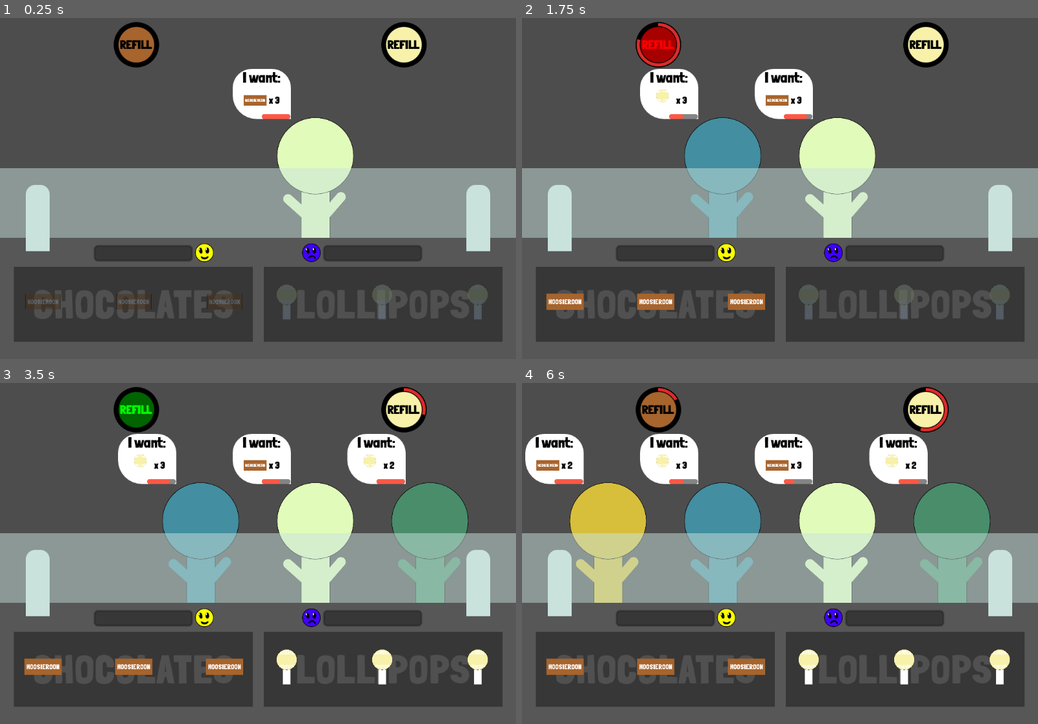
Above: before the commit, frames 1-4 (two rows, left to right).
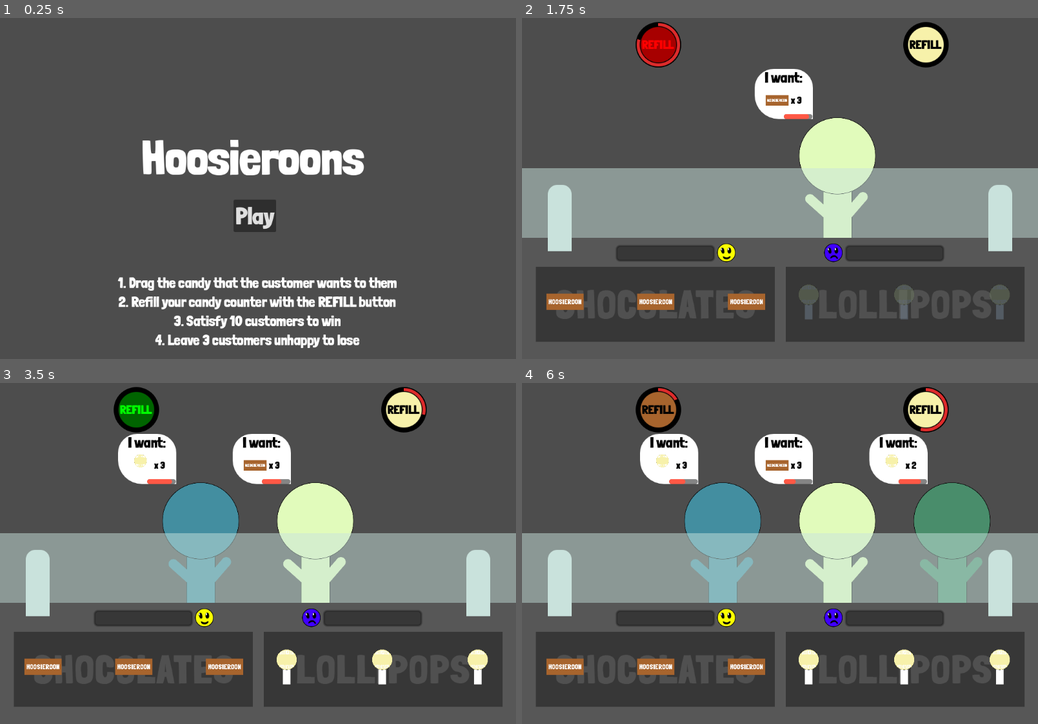
Above: after the commit, the same moments.

Repository: CamComDuck/Hoosieroons
Game: Godot game, scene res://title/title.tscn
Same seed, same stepped clock (60 frames per second), same inputs: the game is played once before the commit and once after it. Before the commit the project starts from res://level/level.tscn.
Inputs (mouse positions are in pixels of both pictures, inside the frame that each line leads up to):
- Up to frame 1 (0.25 s): no input
- Up to frame 2 (1.75 s): click (774, 215) at 0.5 s, where only the run after the commit has a clickable "Play"; click "REFILL" at 1.25 s
- Up to frame 3 (3.5 s): click "REFILL" at 2 s; click "REFILL" at 2.75 s
- Up to frame 4 (6 s): click "REFILL" at 3.5 s; click "REFILL" at 4.25 s; click "REFILL" at 5 s; tap Enter at 5.75 s; move the mouse to (563, 666) at 5.77 s; press the mouse at (563, 666) at 5.78 s

The runs differ from the first frame. In frame 1, 32% of the frame differs, in the area x 0-100%, y 1-97%; in frame 2, 5.1%; in frame 3, 5.1%; in frame 4, 5.1%.

Commit message:
Add title scene

Diff:
--- a/project/project.godot
+++ b/project/project.godot
@@ -11,7 +11,7 @@
 [application]
 
 config/name="Hoosieroons"
-run/main_scene="res://level/level.tscn"
+run/main_scene="res://title/title.tscn"
 config/features=PackedStringArray("4.3", "Forward Plus")
 config/icon="res://chocolate/chocolate.png"
 
--- /dev/null
+++ b/project/title/title.gd
@@ -0,0 +1,5 @@
+extends Node2D
+
+
+func _on_button_pressed() -> void:
+	get_tree().change_scene_to_packed(load("res://level/level.tscn"))
--- a/project/title/title.tscn
+++ b/project/title/title.tscn
@@ -1,3 +1,42 @@
-[gd_scene format=3 uid="uid://bb5540pmb022v"]
+[gd_scene load_steps=3 format=3 uid="uid://bb5540pmb022v"]
+
+[ext_resource type="Script" path="res://title/title.gd" id="1_oarb7"]
+[ext_resource type="FontFile" uid="uid://2ixfpehsv6k7" path="res://LondrinaSolid-Black.ttf" id="2_pqldj"]
 
 [node name="Title" type="Node2D"]
+script = ExtResource("1_oarb7")
+
+[node name="Button" type="Button" parent="."]
+offset_left = 489.0
+offset_top = 386.0
+offset_right = 578.0
+offset_bottom = 454.0
+theme_override_fonts/font = ExtResource("2_pqldj")
+theme_override_font_sizes/font_size = 50
+text = "Play"
+
+[node name="Label" type="Label" parent="."]
+offset_left = 296.0
+offset_top = 238.0
+offset_right = 762.0
+offset_bottom = 357.0
+theme_override_fonts/font = ExtResource("2_pqldj")
+theme_override_font_sizes/font_size = 100
+text = "Hoosieroons"
+horizontal_alignment = 1
+vertical_alignment = 1
+
+[node name="Label2" type="Label" parent="."]
+offset_left = 247.0
+offset_top = 542.0
+offset_right = 831.0
+offset_bottom = 699.0
+theme_override_fonts/font = ExtResource("2_pqldj")
+theme_override_font_sizes/font_size = 30
+text = "1. Drag the candy that the customer wants to them
+2. Refill your candy counter with the REFILL button
+3. Satisfy 10 customers to win
+4. Leave 3 customers unhappy to lose"
+horizontal_alignment = 1
+
+[connection signal="pressed" from="Button" to="." method="_on_button_pressed"]
